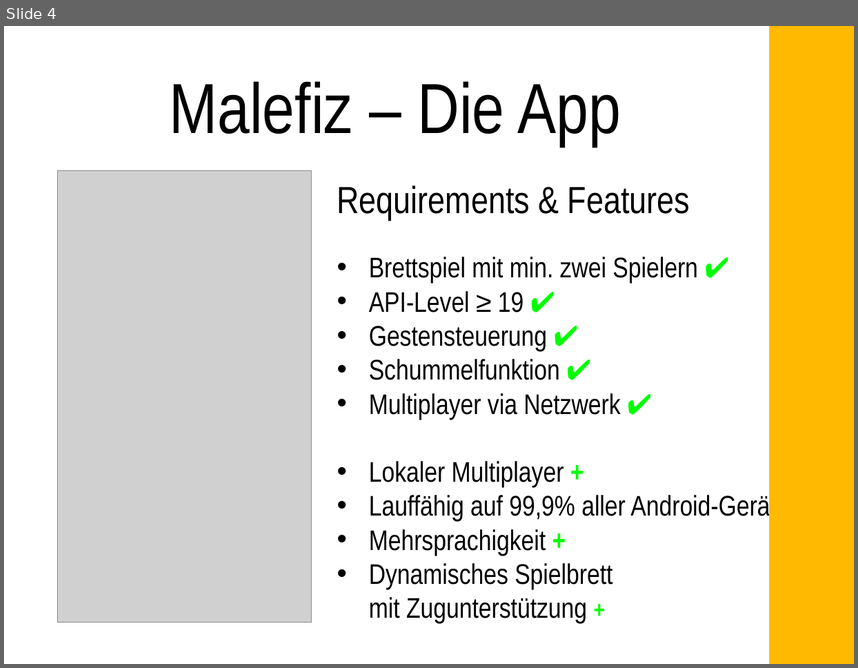
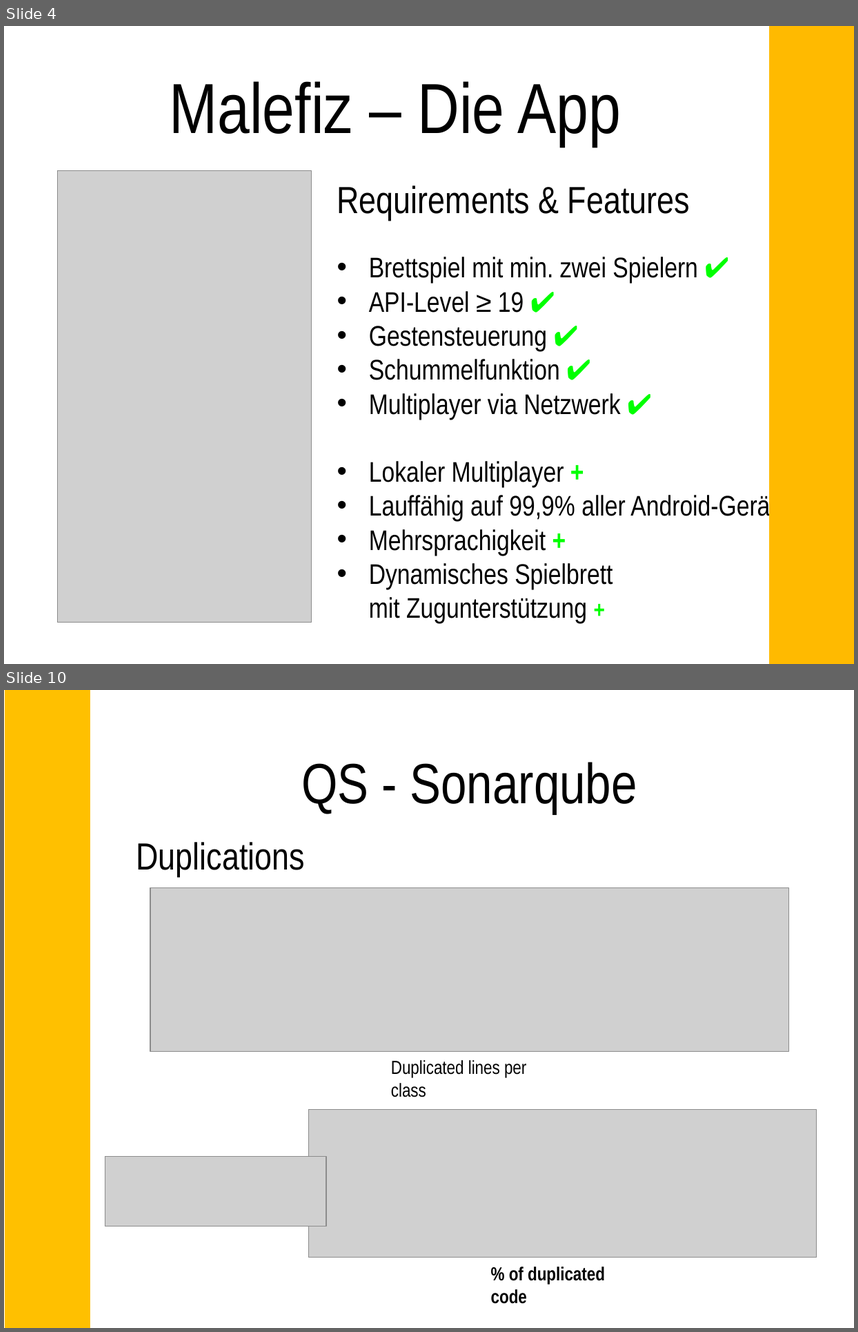
Before and after one commit to daleitner/SE2_Project, a slide deck: Endpräsentation_Leitfaden.pptx. Shown one above the other, each under a label of ours: slide 4 before the commit, slides 4 and 10 after it; the slides between them are not shown. The pictures are 858x668 and 858x1332 pixels, drawn with LibreOffice and Linux fonts; fonts in the diff are those of the drawing; grey boxes stand for pictures. Boxes give left, top, right and bottom in pixels: in the first picture for what was removed or moved away, otherwise in the second. Text is boxed around its words. In the diff, an @@ line names an element or a change of style, - is before the commit and + after.

```diff
--- a/Endpräsentation_Leitfaden.pptx
+++ b/Endpräsentation_Leitfaden.pptx
@@ slide 10 added at <box>4,690,854,1328</box>, background #FFFFFF @@
@@ rectangle added at <box>5,690,89,1328</box>, fill #FFC000, outline #FFC000 2 pt @@
@@ title added at <box>302,762,637,814</box>, 48 pt, text #000000 @@
+QS - Sonarqube
@@ text added at <box>136,842,306,876</box>, 32 pt, text #000000 @@
+Duplications
@@ picture added at <box>150,888,789,1052</box> @@
@@ text added at <box>391,1060,526,1097</box>, 16 pt, text #000000 @@
+Duplicated lines per class
@@ picture added at <box>308,1109,816,1257</box> @@
@@ picture added at <box>105,1156,326,1225</box> @@
@@ text added at <box>491,1266,605,1303</box>, 16 pt, text #000000, bold @@
+% of duplicated code
```
Also in this commit, not shown: 2 slides changed, 4 other slides added, 3 slides removed.
